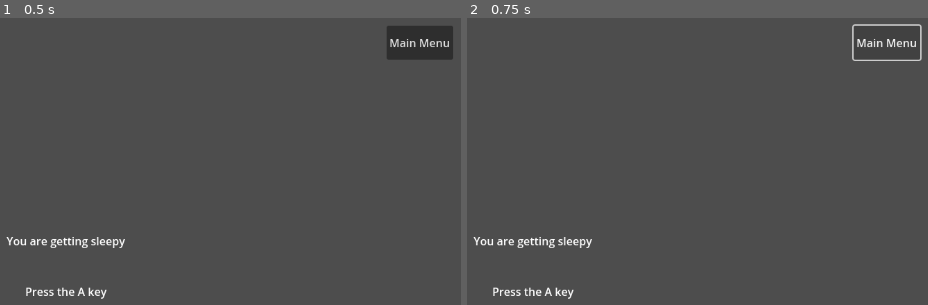
Above: before the commit, frames 1-2 (left to right).
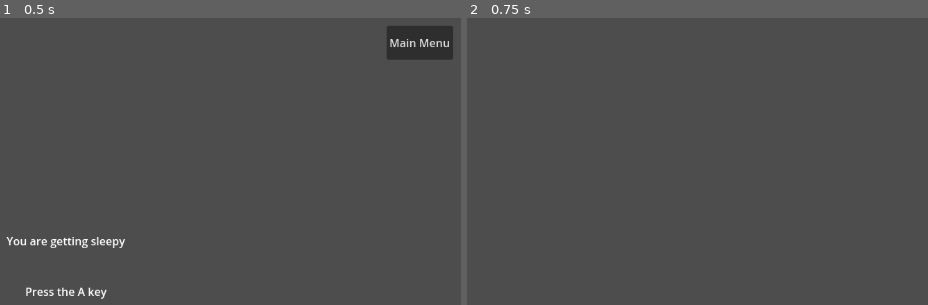
Above: after the commit, the same moments.

Repository: WinterWarp/KeyHypno
Game: Godot game, scene res://Scenes/HypnoScene.tscn
The game is run twice, just before and just after one commit, with the same random seed, the same clock (stepped at 60 frames per second) and the same inputs. This scene is started directly instead of the project's main scene.
Inputs:
- Up to frame 1 (0.5 s): no input
- Up to frame 2 (0.75 s): click "Main Menu" at 0.5 s

Frame 1 is identical in both runs. In frame 2, 1.2% of the frame differs, in the area x 1-99%, y 2-98%.

Commit message:
Main Menu code cleanup
Renamed FirstScene to MainMenuScene, and cleaned up the code.

Diff:
--- a/Scenes/FirstScene.tscn
+++ b/Scenes/MainMenuScene.tscn
@@ -1,6 +1,6 @@
 [gd_scene load_steps=3 format=3 uid="uid://bjfb3pjs7xrbf"]
 
-[ext_resource type="Script" uid="uid://dillbmq2hj41a" path="res://Scripts/FirstScreen/first_scene.gd" id="1_hqyvb"]
+[ext_resource type="Script" uid="uid://dillbmq2hj41a" path="res://Scripts/FirstScreen/main_menu_scene.gd" id="1_hqyvb"]
 [ext_resource type="Script" uid="uid://cn43wlv5flkoq" path="res://Scripts/FirstScreen/select_session.gd" id="2_s3swi"]
 
 [node name="Main" type="Node2D"]
--- a/Scripts/Editing/editing_scene.gd
+++ b/Scripts/Editing/editing_scene.gd
@@ -39,16 +39,6 @@
 	if open_session_data != null:
 		for element in open_session_data._elements:
 			_add_element_to_display_list(element)
-
-
-#func set_visibility(in_is_visible: bool):
-	#show()
-	#_canvas_layer.visible = in_is_visible
-
-
-func is_scene_active() -> bool:
-	#return _canvas_layer.visible
-	return visible
 
 
 func _on_add_subliminal_button_pressed() -> void:
--- a/Scripts/FirstScreen/first_scene.gd
+++ /dev/null
@@ -1,110 +0,0 @@
-extends Node2D
-
-var main_menu_ui: CanvasLayer
-var SessionSelectedLabel: Label
-var scene_container: Node2D
-var selectedSessionPath: String
-var reader: ZIPReader
-var session_data : SessionData
-
-var hypno_scene_res: Resource
-var hypno_scene: Node2D
-var hypno_scene_audio_player: AudioStreamPlayer
-var hypno_scene_subliminal_label: Label
-
-var editing_scene_res: Resource
-var editing_scene: EditingScene
-
-const HYPNO_SCENE_PATH = "res://Scenes/HypnoScene.tscn"
-const EDITING_SCENE_PATH = "res://Scenes/EditingScene.tscn"
-
-
-func _ready():
-	main_menu_ui = $MainMenuUI
-	SessionSelectedLabel = $MainMenuUI/SessionSelectedLabel
-	scene_container = $SceneContainer
-	ResourceLoader.load_threaded_request(HYPNO_SCENE_PATH)
-	ResourceLoader.load_threaded_request(EDITING_SCENE_PATH)
-	session_data = SessionData.new()
-	add_child(session_data)
-
-
-func start_hypno():
-	if hypno_scene == null:
-		hypno_scene_res = ResourceLoader.load_threaded_get(HYPNO_SCENE_PATH)
-		hypno_scene = hypno_scene_res.instantiate()
-		scene_container.add_child(hypno_scene)
-		hypno_scene_audio_player = $SceneContainer/HypnoScene/Control/ASPlayer2D
-		hypno_scene_subliminal_label = $SceneContainer/HypnoScene/CanvasLayer/sub
-		hypno_scene_audio_player.finished.connect(_on_play_finished)
-		hypno_scene.hidden.connect(_on_hypno_scene_hidden)
-	hypno_scene.set_visibility(true)
-	main_menu_ui.visible = false
-	hypno_scene.active_session_data = session_data
-	hypno_scene.zip_reader = reader
-	hypno_scene.begin_session()
-
-
-func start_editing():
-	if editing_scene == null:
-		editing_scene_res = ResourceLoader.load_threaded_get(EDITING_SCENE_PATH)
-		editing_scene = editing_scene_res.instantiate()
-		scene_container.add_child(editing_scene)
-		editing_scene.hidden.connect(_on_editing_scene_hidden)
-		editing_scene.on_new_session_confirmed.connect(_handle_editing_scene_new_session_confirmed)
-	editing_scene.open_session_data = session_data
-	editing_scene.refresh()
-	editing_scene.show()
-	#editing_scene.set_visibility(true)
-	main_menu_ui.visible = false
-
-
-func setSessionPath(path):
-	selectedSessionPath = path
-	session_data.load_from_file(path)
-	SessionSelectedLabel.text = "Loaded file:\n" + path.get_file()  # don't clobber up the label with a really long path
-
-
-func go_to_main_menu():
-	if hypno_scene != null:
-		hypno_scene.set_visibility(false)
-	#if editing_scene != null:
-		#editing_scene.set_visibility(false)
-	main_menu_ui.visible = true
-
-
-func exit():
-	get_tree().root.propagate_notification(NOTIFICATION_WM_CLOSE_REQUEST)
-	get_tree().quit()
-
-
-func _on_exit_pressed():
-	exit()
-
-
-func _on_begin_hypnosis_pressed():
-	start_hypno()
-
-
-func _on_play_finished():
-	go_to_main_menu()
-
-
-func _on_hypno_scene_hidden() -> void:
-	go_to_main_menu()
-
-
-func _on_begin_editing_button_pressed():
-	start_editing()
-
-
-func _on_editing_scene_hidden() -> void:
-	go_to_main_menu()
-
-
-func _handle_editing_scene_new_session_confirmed() -> void:
-	session_data = SessionData.new()
-	add_child(session_data)
-	SessionSelectedLabel.text = "Loaded file:\nNothing loaded"
-	editing_scene.open_session_data = session_data
-	editing_scene.refresh()
--- /dev/null
+++ b/Scripts/FirstScreen/main_menu_scene.gd
@@ -0,0 +1,86 @@
+extends Node2D
+
+var _canvas: CanvasLayer
+var _session_selected_label: Label
+var _scene_container: Node2D
+var session_data : SessionData
+
+var _hypno_scene_res: Resource = preload("res://Scenes/HypnoScene.tscn")
+var _hypno_scene: Node2D
+
+var _editing_scene_res: Resource = preload("res://Scenes/EditingScene.tscn")
+var _editing_scene: EditingScene
+
+
+func _ready():
+	_canvas = $MainMenuUI
+	_session_selected_label = $MainMenuUI/SessionSelectedLabel
+	_scene_container = $SceneContainer
+	session_data = SessionData.new()
+	add_child(session_data)
+
+
+func start_hypno():
+	_canvas.visible = false
+	if _hypno_scene == null:
+		_hypno_scene = _hypno_scene_res.instantiate()
+		_scene_container.add_child(_hypno_scene)
+		_hypno_scene.hidden.connect(_on_hypno_scene_hidden)
+	_hypno_scene.show()
+	_hypno_scene.active_session_data = session_data
+	_hypno_scene.begin_session()
+
+
+func start_editing():
+	_canvas.visible = false
+	if _editing_scene == null:
+		_editing_scene = _editing_scene_res.instantiate()
+		_scene_container.add_child(_editing_scene)
+		_editing_scene.hidden.connect(_on_editing_scene_hidden)
+		_editing_scene.on_new_session_confirmed.connect(_handle_editing_scene_new_session_confirmed)
+	_editing_scene.open_session_data = session_data
+	_editing_scene.refresh()
+	_editing_scene.show()
+
+
+func load_session(path):
+	session_data.load_from_file(path)
+	_session_selected_label.text = "Loaded file:\n" + path.get_file()  # don't clobber up the label with a really long path
+
+
+func go_to_main_menu():
+	_canvas.visible = true
+
+
+func exit():
+	get_tree().root.propagate_notification(NOTIFICATION_WM_CLOSE_REQUEST)
+	get_tree().quit()
+
+
+func _on_exit_pressed():
+	exit()
+
+
+func _on_begin_hypnosis_pressed():
+	start_hypno()
+
+
+func _on_hypno_scene_hidden() -> void:
+	go_to_main_menu()
+
+
+func _on_begin_editing_button_pressed():
+	start_editing()
+
+
+func _on_editing_scene_hidden() -> void:
+	go_to_main_menu()
+
+
+func _handle_editing_scene_new_session_confirmed() -> void:
+	session_data = SessionData.new()
+	add_child(session_data)
+	# TODO: detach old session data???
+	_session_selected_label.text = "Loaded file:\nNothing loaded"
+	_editing_scene.open_session_data = session_data
+	_editing_scene.refresh()
--- a/Scripts/FirstScreen/select_session.gd
+++ b/Scripts/FirstScreen/select_session.gd
@@ -11,7 +11,7 @@
 func _on_FileDialog_file_selected(path: String):
 	match path.right(6).to_lower():
 		"hypsav":
-			Main.setSessionPath(path)
+			Main.load_session(path)
 		_:
 			print("unexpected file type")
 
--- a/Scripts/Session/hypno_scene.gd
+++ b/Scripts/Session/hypno_scene.gd
@@ -3,7 +3,6 @@
 var HSControl: Control
 var HSSessionData: SessionData
 var active_session_data: SessionData
-var zip_reader: ZIPReader
 var audio_player: AudioStreamPlayer
 
 
@@ -11,19 +10,17 @@
 	_canvas = $SessionCanvas
 	audio_player = $Control/ASPlayer2D
 	HSControl = $Control
+	visibility_changed.connect(_handle_visibility_changed)
 
 
-func set_visibility(in_is_visible: bool):
-	show()
-	_canvas.visible = in_is_visible
-	HSControl.visible = in_is_visible
+func _handle_visibility_changed():
+	_canvas.visible = visible
 
 
 func begin_session():
 	if active_session_data == null:
 		return
 	_canvas.session_data = active_session_data
-	_canvas.zip_reader = zip_reader
 	active_session_data.begin_session()
 
 
@@ -31,5 +28,5 @@
 	if active_session_data != null:
 		active_session_data._paused = true
 	if audio_player.playing:
-		audio_player.play_path(zip_reader,"")
+		audio_player.stop()
 	hide()
--- a/Scripts/Session/session_canvas.gd
+++ b/Scripts/Session/session_canvas.gd
@@ -1,7 +1,6 @@
 extends CanvasLayer
 
 var session_data: SessionData
-var zip_reader: ZIPReader
 var player: AudioStreamPlayer
 var subliminal_label: Label
 var debug_label: Label
@@ -16,9 +15,8 @@
 
 
 func _process(_delta: float):
-	if session_data != null:
+	if session_data != null && visible:
 		draw_session()
-
 
 func draw_session():
 	var active_elements: Array[SessionElement] = session_data.get_active_elements()
--- a/project.godot
+++ b/project.godot
@@ -11,7 +11,7 @@
 [application]
 
 config/name="KeyHypno"
-run/main_scene="res://Scenes/FirstScene.tscn"
+run/main_scene="res://Scenes/MainMenuScene.tscn"
 config/features=PackedStringArray("4.4", "GL Compatibility")
 config/icon="res://icon.svg"
 
Renamed: Scripts/FirstScreen/first_scene.gd.uid -> Scripts/FirstScreen/main_menu_scene.gd.uid
